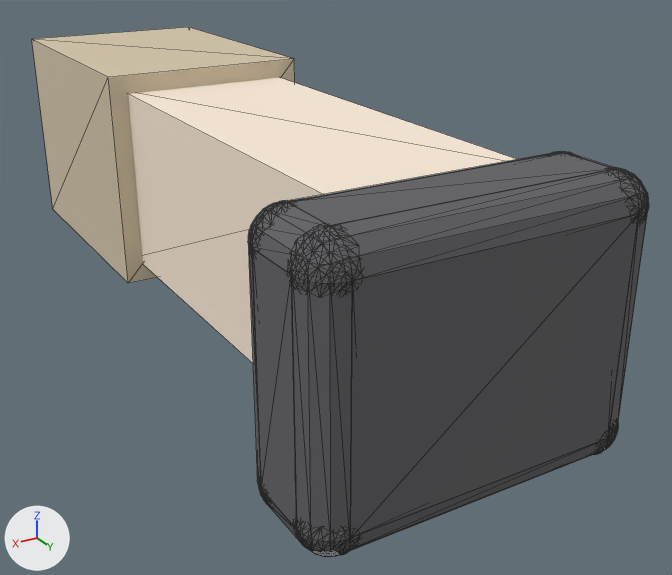
The glTF model bodies/hakoniwa_person/generated/child/parts/leg_right.glb, before and after one commit.
One viewpoint serves both versions: a 50 mm lens placed at (0.222, 0.688, 0.161), pointed at (-0.024, 0.278, -0.044). Lighting does not change. The marker at lower left points along +X, +Y and +Z. The first picture is the older version. Mesh edges are drawn as thin lines. Where no turn or scale is listed for an object, it has been applied to the vertices.

The scene before the commit, as lines of its bpy script (objects in view):
```python
ob_shin_right_visual = bpy.data.objects.new('shin_right_visual', me_geometry_1)
ob_shin_right_visual.location = (0.0, 0.28, 0.0)
ob_shoe_right_edge0_visual = bpy.data.objects.new('shoe_right_edge0_visual', me_geometry_5)
ob_shoe_right_edge0_visual.location = (0.0, 0.0, 0.0)
ob_shoe_right_edge1_visual = bpy.data.objects.new('shoe_right_edge1_visual', me_geometry_6)
ob_shoe_right_edge1_visual.location = (0.0, 0.0, 0.0)
ob_shoe_right_edge2_visual = bpy.data.objects.new('shoe_right_edge2_visual', me_geometry_7)
ob_shoe_right_edge2_visual.location = (0.0, 0.0, 0.0)
ob_shoe_right_edge3_visual = bpy.data.objects.new('shoe_right_edge3_visual', me_geometry_8)
ob_shoe_right_edge3_visual.location = (0.0, 0.0, 0.0)
ob_shoe_right_edge6_visual = bpy.data.objects.new('shoe_right_edge6_visual', me_geometry_11)
ob_shoe_right_edge6_visual.location = (0.0, 0.0, 0.0)
ob_shoe_right_x_visual = bpy.data.objects.new('shoe_right_x_visual', me_geometry_2)
ob_shoe_right_x_visual.location = (0.0175, 0.434, 0.0)
ob_shoe_right_y_visual = bpy.data.objects.new('shoe_right_y_visual', me_geometry_3)
ob_shoe_right_y_visual.location = (0.0175, 0.434, 0.0)
ob_shoe_right_z_visual = bpy.data.objects.new('shoe_right_z_visual', me_geometry_4)
ob_shoe_right_z_visual.location = (0.0175, 0.434, 0.0)
# also in view: 'shorts_right_visual' at (0.0, 0.084, 0.0); 'shoe_right_edge4_visual' at (-0.046, 0.448, 0.0); 'shoe_right_edge10_visual' at (0.08, 0.434, -0.049); 'shoe_right_edge7_visual' at (0.08, 0.42, 0.0); 'shoe_right_edge11_visual' at (0.08, 0.434, 0.049)
```
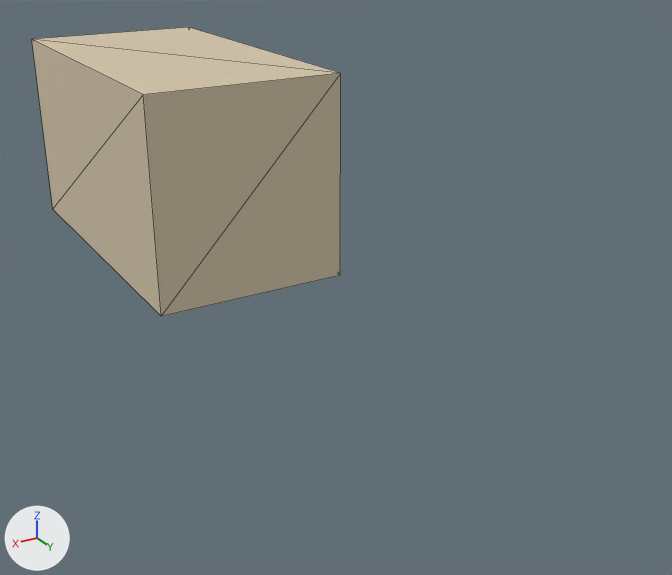
Where the newer file only moved an object's origin or applied its transform, the numbers keep the older frame.

Patch to the scene script:
```diff
--- a/bodies/hakoniwa_person/generated/child/parts/leg_right.glb.py
+++ b/bodies/hakoniwa_person/generated/child/parts/leg_right.glb.py
@@ me_geometry_0 @@
 # used by ob_shorts_right_visual; location = (0.0, 0.084, 0.0)
-me_geometry_0.from_pydata(...)  # 8 vertices, 12 faces; spans x -0.06..0.06, y -0.084..0.084, z -0.063..0.063
+me_geometry_0.from_pydata(...)  # 8 vertices, 12 faces; spans x -0.06..0.06, y -0.084..0.14, z -0.063..0.063
+# me_geometry_0 part 1: the whole mesh is scaled about its middle by (1, 1.33, 1), then moved by (0.0, 0.028, 0.0)
 me_geometry_0.materials.append(mat_material_0)
@@ ob_shin_right_visual @@
-ob_shin_right_visual = bpy.data.objects.new('shin_right_visual', me_geometry_1)
-ob_shin_right_visual.location = (0.0, 0.28, 0.0)
@@ ob_shoe_right_x_visual @@
-ob_shoe_right_x_visual = bpy.data.objects.new('shoe_right_x_visual', me_geometry_2)
-ob_shoe_right_x_visual.location = (0.0175, 0.434, 0.0)
@@ ob_shoe_right_y_visual @@
-ob_shoe_right_y_visual = bpy.data.objects.new('shoe_right_y_visual', me_geometry_3)
-ob_shoe_right_y_visual.location = (0.0175, 0.434, 0.0)
@@ ob_shoe_right_z_visual @@
-ob_shoe_right_z_visual = bpy.data.objects.new('shoe_right_z_visual', me_geometry_4)
-ob_shoe_right_z_visual.location = (0.0175, 0.434, 0.0)
@@ ob_shoe_right_edge0_visual @@
-ob_shoe_right_edge0_visual = bpy.data.objects.new('shoe_right_edge0_visual', me_geometry_5)
-ob_shoe_right_edge0_visual.location = (0.0, 0.0, 0.0)
@@ ob_shoe_right_edge1_visual @@
-ob_shoe_right_edge1_visual = bpy.data.objects.new('shoe_right_edge1_visual', me_geometry_6)
-ob_shoe_right_edge1_visual.location = (0.0, 0.0, 0.0)
@@ ob_shoe_right_edge2_visual @@
-ob_shoe_right_edge2_visual = bpy.data.objects.new('shoe_right_edge2_visual', me_geometry_7)
-ob_shoe_right_edge2_visual.location = (0.0, 0.0, 0.0)
@@ ob_shoe_right_edge3_visual @@
-ob_shoe_right_edge3_visual = bpy.data.objects.new('shoe_right_edge3_visual', me_geometry_8)
-ob_shoe_right_edge3_visual.location = (0.0, 0.0, 0.0)
@@ ob_shoe_right_edge4_visual @@
-ob_shoe_right_edge4_visual = bpy.data.objects.new('shoe_right_edge4_visual', me_geometry_9)
-ob_shoe_right_edge4_visual.location = (0.0, 0.0, 0.0)
@@ ob_shoe_right_edge6_visual @@
-ob_shoe_right_edge6_visual = bpy.data.objects.new('shoe_right_edge6_visual', me_geometry_11)
-ob_shoe_right_edge6_visual.location = (0.0, 0.0, 0.0)
@@ ob_shoe_right_edge7_visual @@
-ob_shoe_right_edge7_visual = bpy.data.objects.new('shoe_right_edge7_visual', me_geometry_12)
-ob_shoe_right_edge7_visual.location = (0.0, 0.0, 0.0)
@@ ob_shoe_right_edge8_visual @@
-ob_shoe_right_edge8_visual = bpy.data.objects.new('shoe_right_edge8_visual', me_geometry_13)
-ob_shoe_right_edge8_visual.location = (0.0, 0.0, 0.0)
@@ ob_shoe_right_edge9_visual @@
-ob_shoe_right_edge9_visual = bpy.data.objects.new('shoe_right_edge9_visual', me_geometry_14)
-ob_shoe_right_edge9_visual.location = (0.0, 0.0, 0.0)
@@ ob_shoe_right_edge10_visual @@
-ob_shoe_right_edge10_visual = bpy.data.objects.new('shoe_right_edge10_visual', me_geometry_15)
-ob_shoe_right_edge10_visual.location = (0.0, 0.0, 0.0)
@@ ob_shoe_right_edge11_visual @@
-ob_shoe_right_edge11_visual = bpy.data.objects.new('shoe_right_edge11_visual', me_geometry_16)
-ob_shoe_right_edge11_visual.location = (0.0, 0.0, 0.0)
```

Changed parts and their boxes [x1, y1, x2, y2] in the pictures (672 x 575 px):
'shorts_right_visual', rescaled (17% wider, 13% taller): before [32, 27, 295, 283]; after [32, 27, 341, 316]
'shoe_right_z_visual', deleted: before [351, 214, 639, 538]
'shin_right_visual', deleted (pale yellow): before [128, 77, 516, 363]
'shoe_right_edge2_visual', deleted: before [288, 168, 649, 292]
'shoe_right_edge6_visual', deleted: before [291, 225, 354, 557]
'shoe_right_x_visual', deleted: before [252, 249, 297, 530]
'shoe_right_y_visual', deleted: before [288, 152, 614, 226]
'shoe_right_edge11_visual', deleted: before [249, 201, 361, 293]
'shoe_right_edge0_visual', deleted: before [293, 431, 617, 556]
'shoe_right_edge4_visual', deleted: before [595, 167, 648, 455]
'shoe_right_edge7_visual', deleted (mostly hidden): before [248, 200, 292, 501]
'shoe_right_edge10_visual', deleted: before [257, 480, 358, 557]
'shoe_right_edge3_visual', deleted (mostly hidden): before [248, 152, 568, 256]
'shoe_right_edge9_visual', deleted: before [552, 152, 648, 222]
'shoe_right_edge8_visual', deleted (mostly hidden): before [593, 427, 618, 455]
'shoe_right_edge1_visual', deleted (mostly hidden): before [257, 475, 269, 504]
